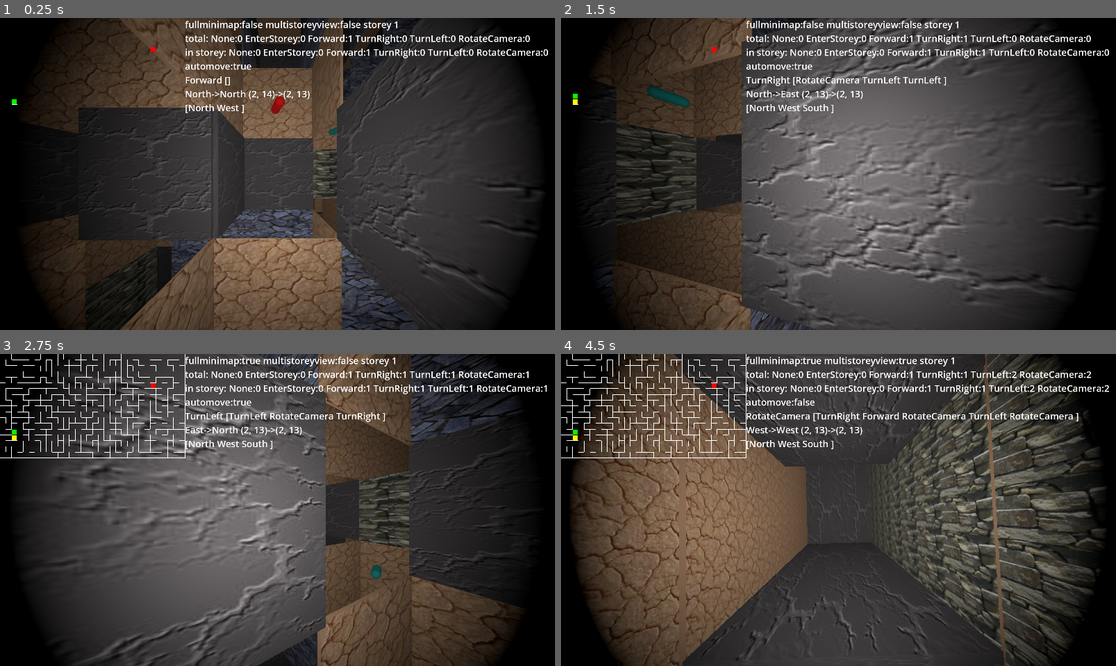
Above: before the commit, frames 1-4 (two rows, left to right).
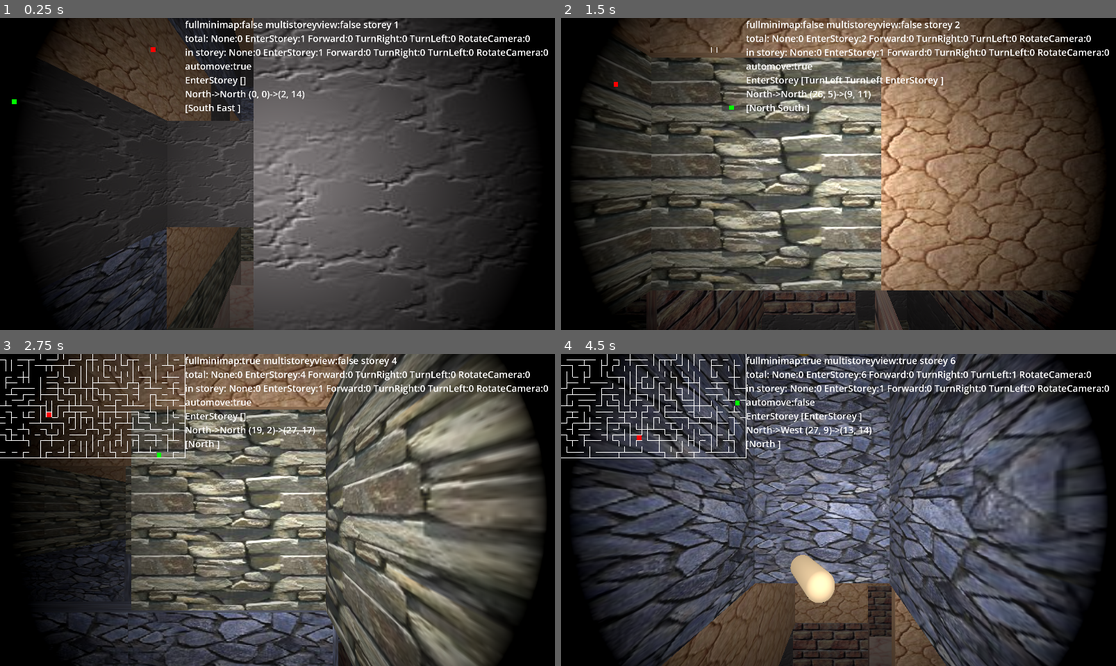
Above: after the commit, the same moments.

Repository: kasworld/gd4maze3d
Game: Godot game, scene res://main.tscn
The game is run twice, just before and just after one commit, with the same random seed, the same clock (stepped at 60 frames per second) and the same inputs.
Inputs (mouse positions are in pixels of both pictures, inside the frame that each line leads up to):
- Up to frame 1 (0.25 s): no input
- Up to frame 2 (1.5 s): tap Enter at 0.5, 0.6, 1.35 s; move the mouse to (960, 158) at 0.52 s; hold Right 0.53-1.28 s; click (960, 158) at 0.67 s; tap Space at 0.77 s; move the mouse to (727, 189) at 1.27 s; hold Down from 1.28 s (still down)
- Up to frame 3 (2.75 s): tap Space at 1.52 s; move the mouse to (333, 441) at 2.02 s; release Down at 2.03 s; hold Right from 2.03 s (still down); tap 1 at 2.1 s; tap Enter at 2.3 s
- Up to frame 4 (4.5 s): move the mouse to (810, 572) at 2.77 s; release Right at 2.78 s; hold Up 2.78-3.53 s; tap 2 at 2.85 s; click (810, 572) at 2.92 s; tap Space at 3.02, 3.77 s; tap Enter at 3.05, 3.8, 4.35 s; move the mouse to (1005, 556) at 3.52 s; hold Left from 3.53 s (still down); tap 3 at 3.6 s; move the mouse to (672, 463) at 4.27 s

The runs differ from the first frame. In frame 1, 36% of the frame differs, in the area x 2-98%, y 0-100%; in frame 2, 55%; in frame 3, 61%; in frame 4, 68%, in the area x 0-99%, y 0-100%.

Commit message:
add enterstorey

Diff:
--- a/character.gd
+++ b/character.gd
@@ -30,10 +30,10 @@
 		rtn += "%s " % [ act2str(a) ]
 	return rtn
 
-var dir_old : Storey.Dir
-var dir_new : Storey.Dir
-var pos_old :Vector2i
-var pos_new :Vector2i
+var dir_src : Storey.Dir
+var dir_dst : Storey.Dir
+var pos_src :Vector2i
+var pos_dst :Vector2i
 var camera_up :bool
 
 var act_start_time :float # unixtime sec
@@ -50,13 +50,15 @@
 	ani_act_dur = randf_range(0.1,1.0)
 	storey = st
 	if rndpos :
-		pos_old = storey.rand_pos()
+		pos_dst = storey.rand_pos()
 	else:
-		pos_old = storey.start_pos
-	pos_new = pos_old
-	dir_old = Storey.Dir.North
-	dir_new = dir_old
+		pos_dst = storey.start_pos
+	#pos_dst = pos_src
+	dir_src = Storey.Dir.North
+	#dir_dst = dir_src
 	storey_act_stats = new_act_stats_dict()
+	act_queue.resize(0)
+	act_queue.append(Act.EnterStorey)
 
 func light_on(b :bool)->void:
 	$SpotLight3D.visible = b
@@ -85,8 +87,8 @@
 # return true on act end
 func act_end(ani_dur :float)->bool:
 	if act_current != Act.None && ani_dur > 1.0: # action ended
-		dir_old = dir_new
-		pos_old = pos_new
+		dir_src = dir_dst
+		pos_src = pos_dst
 		act_current = Act.None
 		$Camera3D.rotation.z = snapped($Camera3D.rotation.z, PI)
 		return true
@@ -102,17 +104,21 @@
 		act_start_time = Time.get_unix_time_from_system()
 		act_current = act_queue.pop_front()
 		match act_current:
+			Act.None:
+				pass
 			Act.Forward:
-				if can_move(dir_old):
-					pos_new = pos_old + Storey.Dir2Vt[dir_old]
+				if can_move(dir_src):
+					pos_dst = pos_src + Storey.Dir2Vt[dir_src]
 				else :
 					act_current = Act.None
 			Act.TurnLeft:
-				dir_new = Storey.dir_left(dir_old)
+				dir_dst = Storey.dir_left(dir_src)
 			Act.TurnRight:
-				dir_new = Storey.dir_right(dir_old)
+				dir_dst = Storey.dir_right(dir_src)
 			Act.RotateCamera:
 				camera_up = !camera_up
+			Act.EnterStorey:
+				pass
 		total_act_stats[act_current] += 1
 		storey_act_stats[act_current] += 1
 		return true
@@ -123,28 +129,28 @@
 		act_stats_str(total_act_stats), act_stats_str(storey_act_stats),
 		auto_move,
 		act2str(act_current), queue_to_str(),
-		Storey.dir2str(dir_old), Storey.dir2str(dir_new),
-		pos_old.x, pos_old.y, pos_new.x, pos_new.y,
-		storey.open_dir_str(pos_old.x, pos_old.y),
+		Storey.dir2str(dir_src), Storey.dir2str(dir_dst),
+		pos_src.x, pos_src.y, pos_dst.x, pos_dst.y,
+		storey.open_dir_str(pos_src.x, pos_src.y),
 		]
 
 func make_ai_action()->bool:
 	# try right
-	if can_move(Storey.dir_right(dir_old)):
+	if can_move(Storey.dir_right(dir_src)):
 		act_queue.push_back(Act.TurnRight)
 		act_queue.push_back(Act.Forward)
 		return true
 	# try forward
-	if can_move(dir_old):
+	if can_move(dir_src):
 		act_queue.push_back(Act.Forward)
 		return true
 	# try left
-	if can_move(Storey.dir_left(dir_old)):
+	if can_move(Storey.dir_left(dir_src)):
 		act_queue.push_back(Act.TurnLeft)
 		act_queue.push_back(Act.Forward)
 		return true
 	# try backward
-	if can_move(Storey.dir_opposite(dir_old)):
+	if can_move(Storey.dir_opposite(dir_src)):
 		act_queue.push_back(Act.TurnLeft)
 		act_queue.push_back(Act.TurnLeft)
 		act_queue.push_back(Act.Forward)
@@ -152,17 +158,17 @@
 	return false
 
 func can_move(dir :Storey.Dir)->bool:
-	return storey.can_move(pos_old.x, pos_old.y, dir )
+	return storey.can_move(pos_src.x, pos_src.y, dir )
 
 func calc_animate_move_by_dur(dur :float)->Vector3:
 	return Vector3(
-		0.5+ lerpf(pos_old.x, pos_new.x, dur),
+		0.5+ lerpf(pos_src.x, pos_dst.x, dur),
 		storey.storey_h/2.0,
-		0.5+ lerpf(pos_old.y, pos_new.y, dur),
+		0.5+ lerpf(pos_src.y, pos_dst.y, dur),
 	)
 
 func calc_animate_turn_by_dur(dur :float)->float:
-	return lerp_angle(Storey.dir2rad(dir_old), Storey.dir2rad(dir_new), dur)
+	return lerp_angle(Storey.dir2rad(dir_src), Storey.dir2rad(dir_dst), dur)
 
 func calc_animate_camera_rotate(dur :float)->float:
 	if camera_up:
--- a/main.gd
+++ b/main.gd
@@ -87,21 +87,21 @@
 		var ani_dur = pl.get_ani_dur()
 		if pl.act_end(ani_dur): # true on act end
 			if i == 0:
-				if storey_list[StoreyPlay].is_goal_pos(pl.pos_old):
+				if storey_list[StoreyPlay].is_goal_pos(pl.pos_src):
 					start_new_maze()
 					return
-				if storey_list[StoreyPlay].is_capsule_pos(pl.pos_old) : # capsule encounter
+				if storey_list[StoreyPlay].is_capsule_pos(pl.pos_src) : # capsule encounter
 					pl.act_queue.push_back(Character.Act.RotateCamera)
-					storey_list[StoreyPlay].remove_capsule_at(pl.pos_old)
-				minimap.move_player(pl.pos_old.x, pl.pos_old.y)
-				minimap2draw.move_player(pl.pos_old.x, pl.pos_old.y)
+					storey_list[StoreyPlay].remove_capsule_at(pl.pos_src)
+				minimap.move_player(pl.pos_src.x, pl.pos_src.y)
+				minimap2draw.move_player(pl.pos_src.x, pl.pos_src.y)
 		pl.ai_act()
 		if pl.start_new_act(): # new act start
 			ani_dur = 0
 			if i == 0:
-				var walldir = storey_list[StoreyPlay].maze_cells.get_wall_dir_at(pl.pos_old.x,pl.pos_old.y)
+				var walldir = storey_list[StoreyPlay].maze_cells.get_wall_dir_at(pl.pos_src.x,pl.pos_src.y)
 				for d in walldir:
-					minimap2draw.add_wall_at(pl.pos_old.x,pl.pos_old.y,Storey.MazeDir2Dir[d])
+					minimap2draw.add_wall_at(pl.pos_src.x,pl.pos_src.y,Storey.MazeDir2Dir[d])
 		if pl.act_current != Character.Act.None :
 			animate_act(pl, ani_dur)
 	update_info(player_list[0])
@@ -129,8 +129,13 @@
 			player_list[0].act_queue.push_back(Character.Act.TurnLeft)
 		elif event.keycode == KEY_RIGHT:
 			player_list[0].act_queue.push_back(Character.Act.TurnRight)
+
 		elif event.keycode == KEY_SPACE:
 			player_list[0].act_queue.push_back(Character.Act.RotateCamera)
+		elif event.keycode == KEY_ENTER:
+			player_list[0].act_queue.push_back(Character.Act.EnterStorey)
+			player_list[0].pos_dst = storey_list[StoreyPlay].goal_pos
+
 
 		else:
 			pass
@@ -152,6 +157,8 @@
 			animate_turn_by_dur(pl, dur)
 		Character.Act.RotateCamera:
 			animate_rotate_camera_by_dur(pl,dur)
+		Character.Act.EnterStorey:
+			animate_move_by_dur(pl, dur)
 
 # dur : 0 - 1 :second
 func animate_move_by_dur(pl :Character, dur :float)->void:
